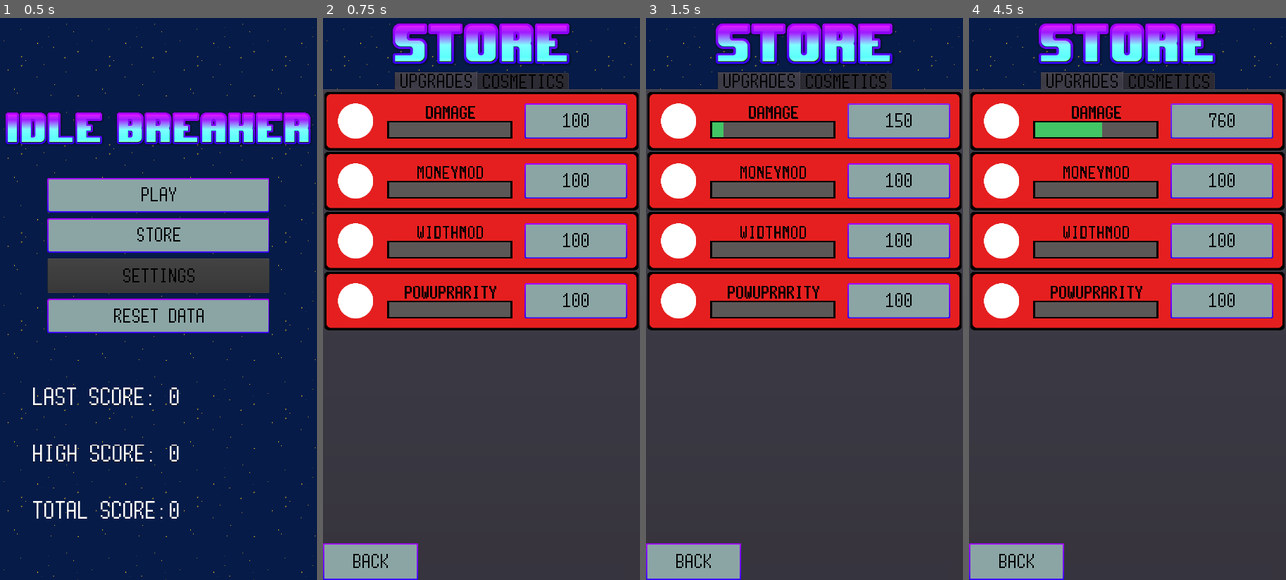
Above: before the commit, frames 1-4 (left to right).
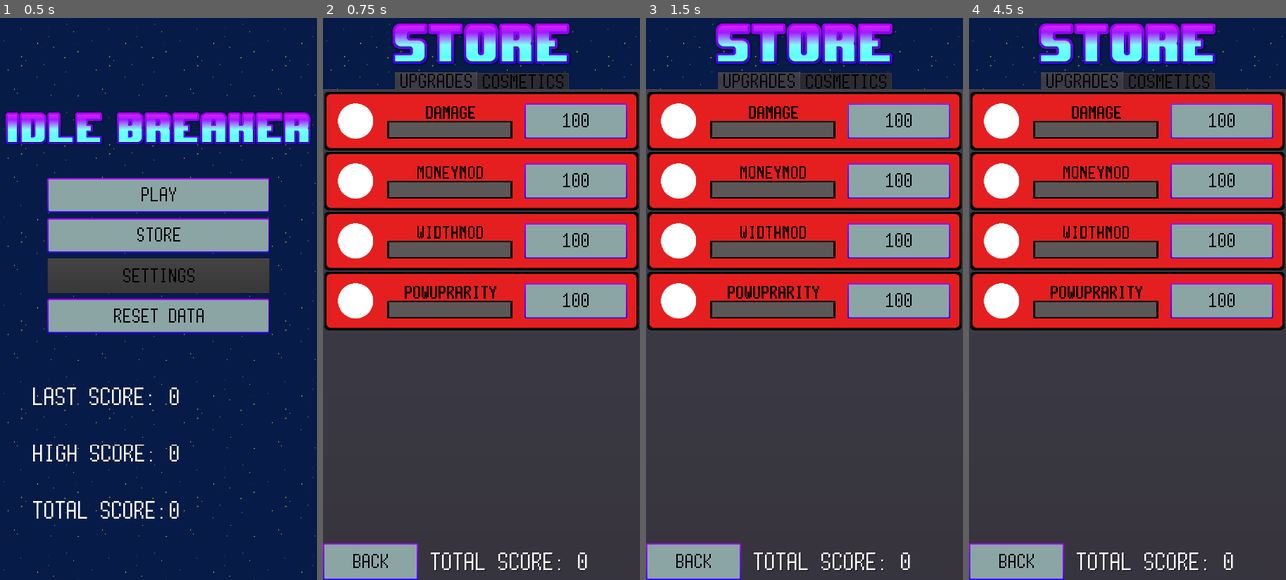
Above: after the commit, the same moments.

Repository: Thallium204/Breakout
Game: Godot game, scene res://Scenes/Menu.tscn
Two runs of this game, one before a commit and one after it. Both use one fixed random seed, a clock stepped at 60 frames per second and the inputs below.
Inputs (mouse positions are in pixels of both pictures, inside the frame that each line leads up to):
- Up to frame 1 (0.5 s): no input
- Up to frame 2 (0.75 s): click "Store" at 0.5 s
- Up to frame 3 (1.5 s): click "100" at 1.25 s
- Up to frame 4 (4.5 s): click (1222, 119) at 2 s, where only the run before the commit has a clickable "150"; click (1222, 119) at 2.75 s, where only the run before the commit has a clickable "225"; click (1222, 119) at 3.5 s, where only the run before the commit has a clickable "338"; click (1222, 119) at 4.25 s, where only the run before the commit has a clickable "507"

Frame 1 is identical in both runs. In frame 2, 0.6% of the frame differs, in the area x 34-84%, y 95-99%; in frame 3, 0.7%; in frame 4, 1.2%, in the area x 20-84%, y 16-99%.

Commit message:
Added "Total Score" display to Store Scene

Diff:
--- a/Scenes/Store.tscn
+++ b/Scenes/Store.tscn
@@ -120,4 +120,32 @@
 __meta__ = {
 "_edit_use_anchors_": false
 }
+
+[node name="labTextTotal" type="Label" parent="."]
+anchor_left = 0.3
+anchor_top = 1.0
+anchor_right = 0.8
+anchor_bottom = 1.0
+margin_top = -125.0
+custom_colors/font_color = Color( 1, 1, 1, 1 )
+custom_colors/font_outline_modulate = Color( 0, 0, 0, 1 )
+text = "Total Score:"
+align = 1
+valign = 1
+__meta__ = {
+"_edit_use_anchors_": false
+}
+
+[node name="labScoreTotal" type="Label" parent="."]
+anchor_left = 0.8
+anchor_top = 1.0
+anchor_right = 1.0
+anchor_bottom = 1.0
+margin_top = -125.0
+custom_colors/font_color = Color( 1, 1, 1, 1 )
+text = "0"
+valign = 1
+__meta__ = {
+"_edit_use_anchors_": false
+}
 [connection signal="pressed" from="btnBack" to="." method="_on_btnBack_pressed"]
--- a/Scenes/contButtons.tscn
+++ b/Scenes/contButtons.tscn
@@ -12,9 +12,9 @@
 }
 
 [node name="btnPlay" type="Button" parent="."]
-margin_top = 139.0
-margin_right = 960.0
-margin_bottom = 159.0
+margin_top = 286.0
+margin_right = 540.0
+margin_bottom = 306.0
 size_flags_horizontal = 3
 text = "Play"
 __meta__ = {
@@ -22,9 +22,9 @@
 }
 
 [node name="btnStore" type="Button" parent="."]
-margin_top = 179.0
-margin_right = 960.0
-margin_bottom = 199.0
+margin_top = 326.0
+margin_right = 540.0
+margin_bottom = 346.0
 disabled = true
 text = "Store"
 __meta__ = {
@@ -32,9 +32,9 @@
 }
 
 [node name="btnSettings" type="Button" parent="."]
-margin_top = 219.0
-margin_right = 960.0
-margin_bottom = 239.0
+margin_top = 366.0
+margin_right = 540.0
+margin_bottom = 386.0
 disabled = true
 text = "Settings"
 __meta__ = {
--- a/Scripts/Globals.gd
+++ b/Scripts/Globals.gd
@@ -10,7 +10,7 @@
 
 # DEV OPTIONS
 
-var freeUpgrades = true
+var freeUpgrades = false
 
 var skins = {
 	"ball": {
--- a/Scripts/Store.gd
+++ b/Scripts/Store.gd
@@ -1,4 +1,7 @@
 extends Control
+
+func _ready():
+	$labScoreTotal.text = str(Globals.totalScore)
 
 func _on_btnBack_pressed():
 	var _verify = get_tree().change_scene("res://Scenes/Menu.tscn")
--- a/Scripts/UpgradeNode.gd
+++ b/Scripts/UpgradeNode.gd
@@ -24,3 +24,4 @@
 func _on_btnUpgrade_pressed():
 	Globals.upgrade(objName, upgName)
 	updateUI()
+	get_tree().get_root().get_node("Store/labScoreTotal").text = str(Globals.totalScore)
